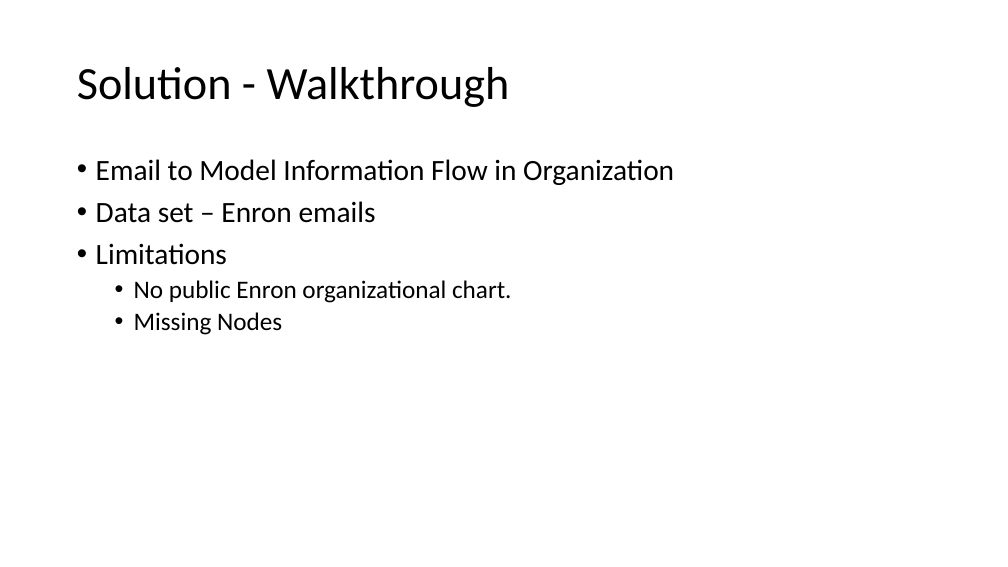
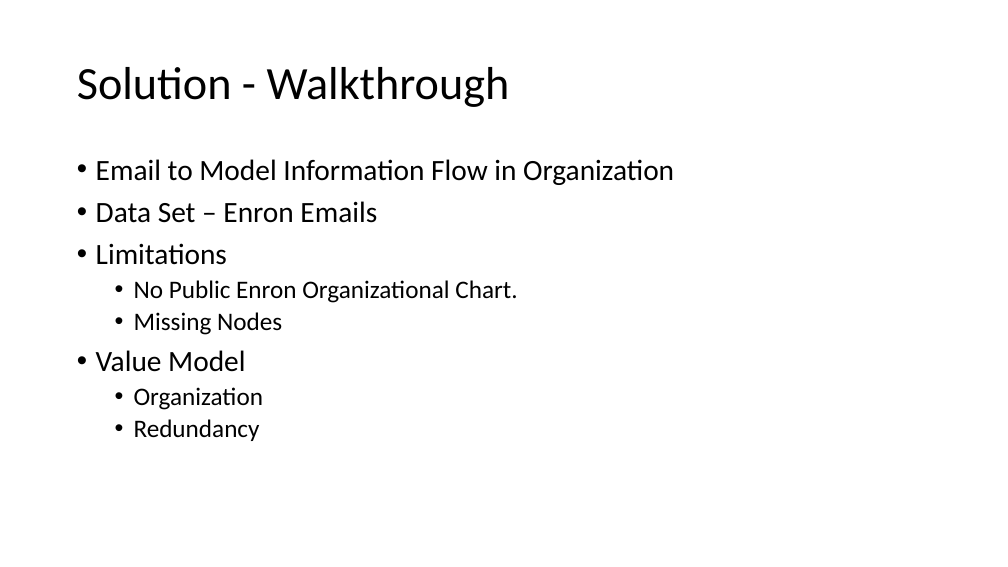
Before and after one commit to robbarwell123/COMP5209, a slide deck: slide 6 of Presentation/DSOCPresentation.pptx. Drawn at 1008x567 pixels with LibreOffice and Linux fonts; fonts in the diff are those of the drawing. Boxes give left, top, right and bottom in pixels: in the first picture for what was removed or moved away, otherwise in the second. Text is boxed around its words. In the diff, an @@ line names an element or a change of style, - is before the commit and + after.

```diff
--- a/Presentation/DSOCPresentation.pptx
+++ b/Presentation/DSOCPresentation.pptx
@@ text at [96, 201, 377, 223]: text changed @@
-• Data set – Enron emails
+• Data Set – Enron Emails
@@ text at [134, 280, 517, 303]: text changed @@
-  • No public Enron organizational chart.
+  • No Public Enron Organizational Chart.
@@ text at [96, 350, 263, 441]: paragraphs added @@
+• Value Model
+  • Organization
+  • Redundancy
```
Also in this commit, not shown: 3 other slides changed, 1 slide added.
